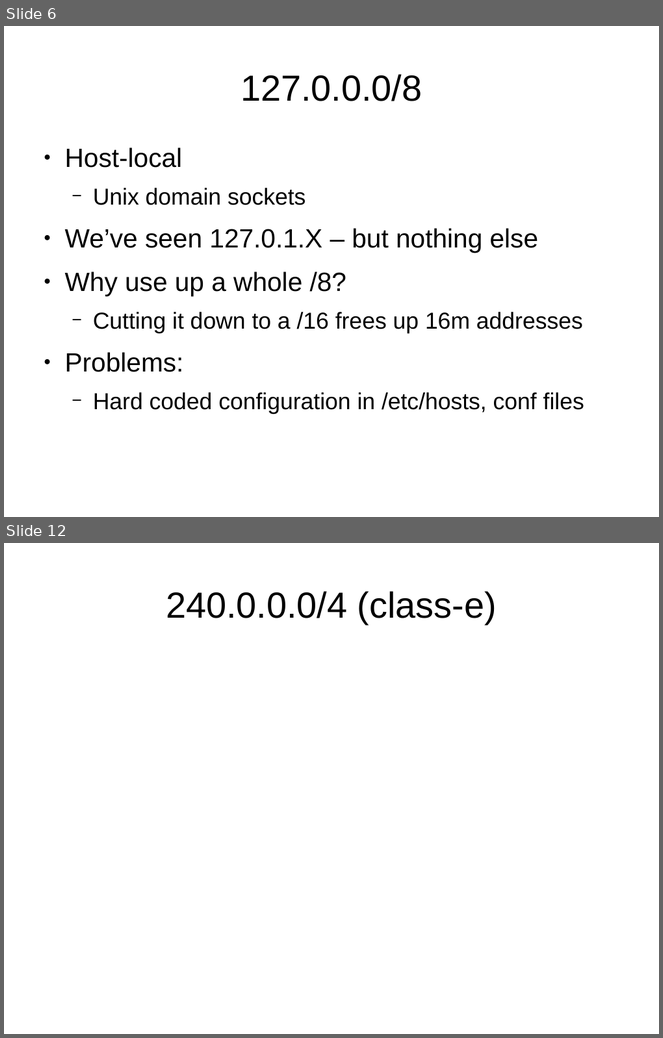
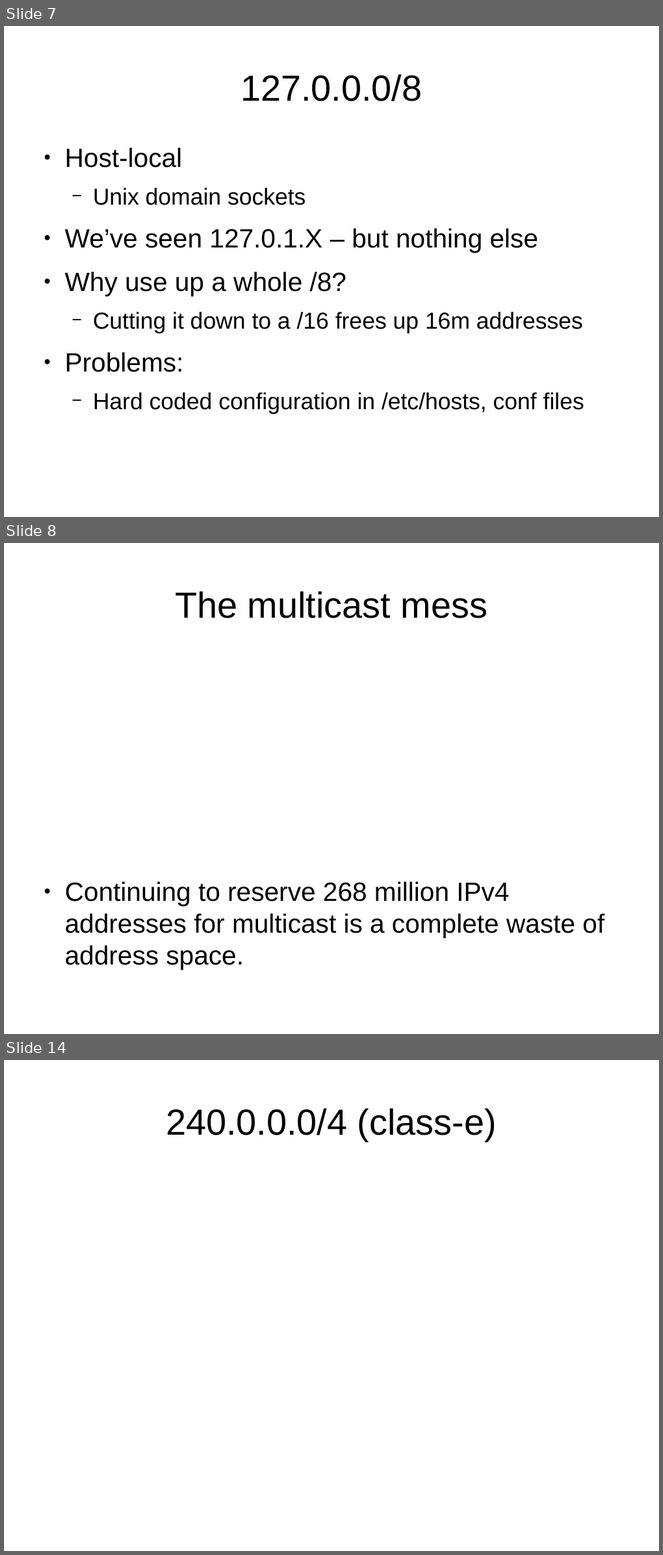
Before and after one commit to schoen/unicast-extensions, a slide deck: docs/preso.odp. Shown one above the other, each under a label of ours: slides 6 and 12 before the commit, slides 7, 8 and 14 after it; the slides between them are not shown. The pictures are 663x1038 and 663x1555 pixels, drawn with LibreOffice and Linux fonts; fonts in the diff are those of the drawing. Boxes give left, top, right and bottom in pixels: in the first picture for what was removed or moved away, otherwise in the second. Text is boxed around its words. In the diff, an @@ line names an element or a change of style, - is before the commit and + after.

```diff
--- a/docs/preso.odp
+++ b/docs/preso.odp
@@ slide 8 added at (4, 543, 659, 1034), background #FFFFFF @@
@@ title added at (175, 591, 488, 618), 44 pt, text #000000 @@
+The multicast mess
@@ text added at (65, 882, 605, 969), 32 pt, text #000000 @@
+● Continuing to reserve 268 million IPv4 addresses for multicast is a complete waste of address space.
@@ what was slide 6 is now slide 7 @@
@@ what was slide 12 is now slide 14 @@
```
Also in this commit, not shown: 7 slides changed, 3 other slides added, 1 slide removed.
